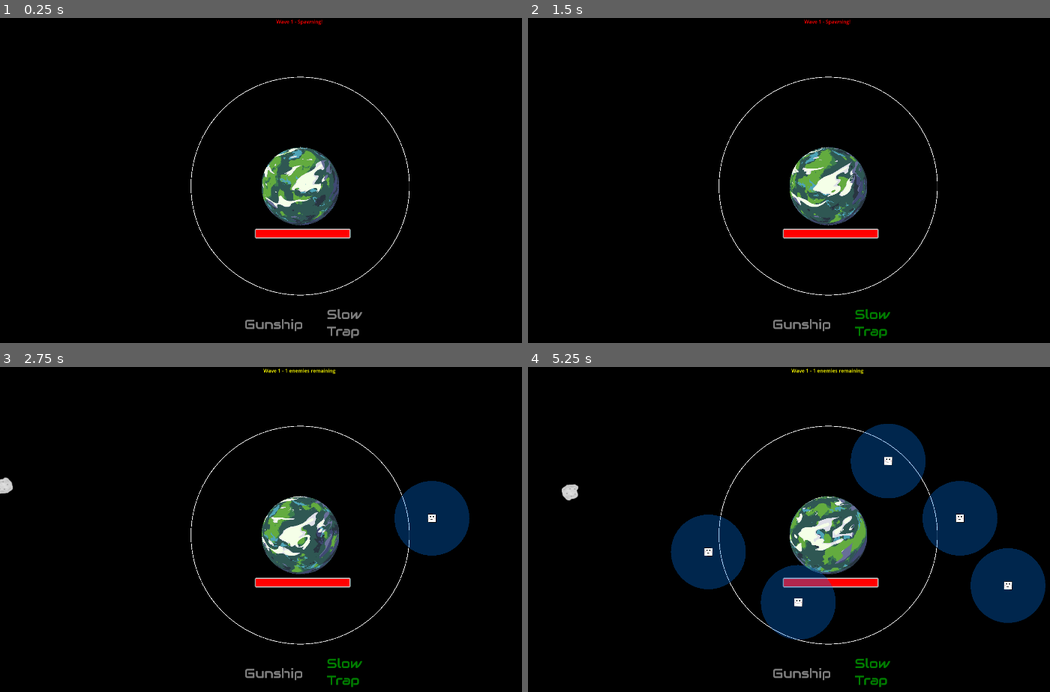
Above: before the commit, frames 1-4 (two rows, left to right).
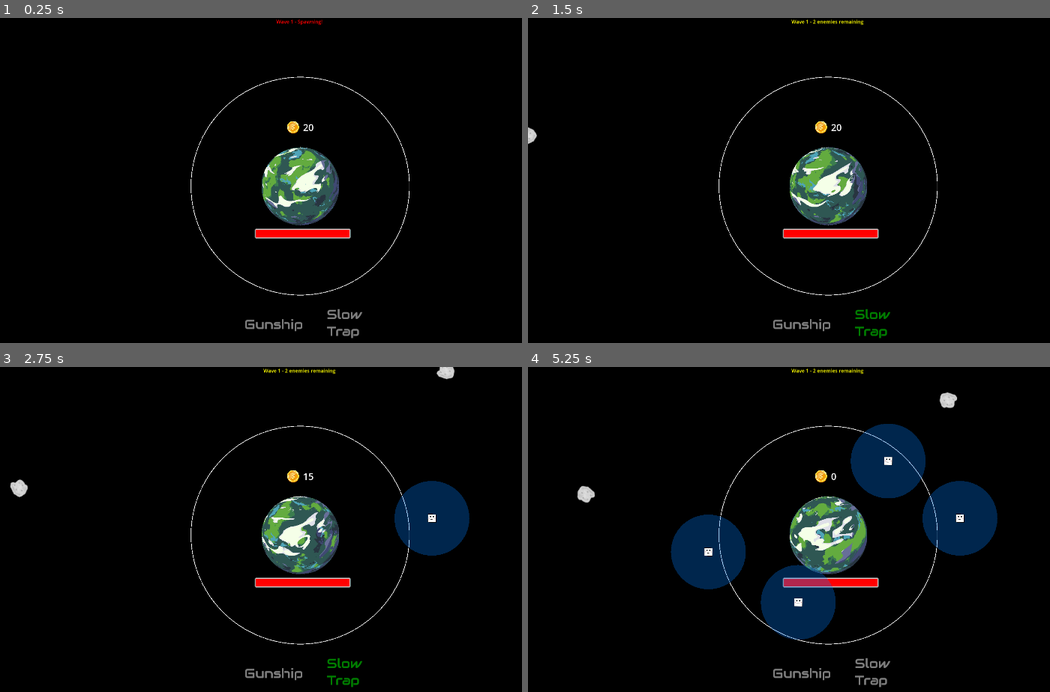
Above: after the commit, the same moments.

Repository: DBordeleau/gmtk-jam-2025
Game: Godot game, scene res://game/scenes/test_scene.tscn
The game is run twice, just before and just after one commit, with the same random seed, the same clock (stepped at 60 frames per second) and the same inputs. The project has no main scene, so this scene is started directly.
Inputs (mouse positions are in pixels of both pictures, inside the frame that each line leads up to):
- Up to frame 1 (0.25 s): no input
- Up to frame 2 (1.5 s): click (799, 323) at 0.5 s; click (872, 323) at 1.25 s
- Up to frame 3 (2.75 s): move the mouse to (433, 519) at 2.02 s; click (433, 519) at 2.17 s
- Up to frame 4 (5.25 s): move the mouse to (705, 552) at 2.77 s; hold Space (reverse_orbit) 2.78-3.53 s; click (705, 552) at 2.92 s; move the mouse to (888, 461) at 3.52 s; click (888, 461) at 3.67 s; move the mouse to (799, 601) at 4.27 s; click (799, 601) at 4.42 s; move the mouse to (1008, 584) at 5.02 s; hold Space (reverse_orbit) from 5.03 s (still down); click (1008, 584) at 5.17 s

The runs differ from the first frame. In frame 1, 0.1% of the frame differs, in the area x 55-61%, y 31-36%; in frame 2, 0.3%; in frame 3, 0.4%; in frame 4, 3.3%, in the area x 6-100%, y 0-99%.

Commit message:
ADDED:
currency_ui.gd:

Added a new currency scene consisting of a coin icon and  a label. The label is updated by the GameManager

CHANGED:

game_manager.gd:

Now tracks currency. Every time the wave_manager emits an enemy death signal we increment currency by 1, update the UI label and update the structure select buttons.

_unhandled_input() now checks if we can afford to place a structure before instantiating one in the scene. If we can afford to place it, it subtracts the cost from the currency count.

structure.gd:

Updated to have a cost associated with it.

structure_select_menu.gd:

Added update_buttons function that gets called by GameManagerwhenever we earn or spend currency. If we cannot afford to place the associated structure we disable its button.

Diff:
--- a/game/game_manager.gd
+++ b/game/game_manager.gd
@@ -10,22 +10,30 @@
 @onready var planet: Planet = $Planet
 @onready var camera: Camera2D = $MainCamera
 
+@onready var currency_ui: Control = $UILayer/CurrencyUI
+var currency: int = 20
+
 var wave_index: int = 0
 
 # connects to wave manager signals and planet death signal for game over
 func _ready():
 	wave_manager.wave_completed.connect(_on_wave_completed)
+	wave_manager.enemy_killed.connect(_on_enemy_killed)
 	wave_manager.start_wave(wave_index)
 	planet.planet_destroyed.connect(_on_planet_destroyed)
+	update_currency_ui()
 
 # starts the delay timer before starting the next wave
 # displays victory screen if there are no waves remaining
 # adds 2nd ring after wave 5
 func _on_wave_completed():
 	wave_index += 1
-	if wave_index == 1:
+	if wave_index == 5:
 		await _zoom_camera_smoothly(Vector2(0.7, 0.7), 1.0) # zoom camera out for new ring
-		orbit_manager.add_orbit(550.0) # add new ring fter wave 5
+		orbit_manager.add_orbit(550.0) # add 2nd ring after wave 5
+	if wave_index == 10:
+		await _zoom_camera_smoothly(Vector2(0.5, 0.5), 1.0) # zoom camera out for new ring
+		orbit_manager.add_orbit(800.0) # add 3rd ring after wave 10
 	if wave_index < wave_manager.waves.size():
 		var delay = wave_manager.waves[wave_index - 1].time_to_next_wave
 		await get_tree().create_timer(delay).timeout
@@ -64,6 +72,18 @@
 		if structure_menu.selected_structure_type == "":
 			return
 
+		# ensure player has enough currency to place structure
+		var structure_cost = 0
+		match structure_menu.selected_structure_type:
+			"Gunship":
+				structure_cost = preload("res://structures/scenes/gunship.tscn").instantiate().cost
+			"SlowArea":
+				structure_cost = preload("res://structures/scenes/slow_area.tscn").instantiate().cost
+
+		if currency < structure_cost:
+			print("Not enough currency to place structure!")
+			return
+
 		var mouse_pos = get_viewport().get_mouse_position()
 		var snapped_pos: Vector2
 		var is_orbital := false
@@ -85,6 +105,9 @@
 		var new_structure = structure_manager.place_structure(structure_menu.selected_structure_type, snapped_pos, is_orbital, orbit_idx)
 		if is_orbital and new_structure:
 			orbit_manager.add_structure(new_structure, orbit_idx)
+		if new_structure:
+			currency -= structure_cost
+			update_currency_ui()
 
 # called when planet health reaches 0
 # displays game over screen
@@ -96,3 +119,13 @@
 	label.vertical_alignment = VERTICAL_ALIGNMENT_CENTER
 	label.position = get_viewport().get_visible_rect().size / 2
 	add_child(label)
+
+# updates currency label and the structure select buttons
+func update_currency_ui():
+	currency_ui.currency_label.text = str(currency)
+	structure_menu.update_buttons(currency)
+
+# called every time wave_manager emits the enemy_killed signal
+func _on_enemy_killed():
+	currency += 1
+	update_currency_ui()
--- a/game/scenes/test_scene.tscn
+++ b/game/scenes/test_scene.tscn
@@ -9,18 +9,133 @@
 [ext_resource type="PackedScene" uid="uid://wwtfyksvyhoa" path="res://enemies/scenes/asteroid.tscn" id="5_vmnpn"]
 [ext_resource type="Script" uid="uid://5vklweqpw355" path="res://wave_spawner/enemy_sequence.gd" id="6_jp05k"]
 [ext_resource type="PackedScene" uid="uid://b6n1uariimoo5" path="res://user_interface/wave_ui.tscn" id="9_716vl"]
+[ext_resource type="PackedScene" uid="uid://b7l1b4j1o0jcm" path="res://user_interface/currency_ui.tscn" id="10_dj236"]
 [ext_resource type="PackedScene" uid="uid://f6v8ljlsk4vw" path="res://structures/scenes/planet.tscn" id="10_jp05k"]
+
+[sub_resource type="Resource" id="Resource_heu4h"]
+script = ExtResource("6_jp05k")
+enemy = ExtResource("5_vmnpn")
+amount = 2
+time = 0.0
+metadata/_custom_type_script = "uid://5vklweqpw355"
+
+[sub_resource type="Resource" id="Resource_6ixe2"]
+script = ExtResource("5_716vl")
+enemy_sequences = Array[ExtResource("6_jp05k")]([SubResource("Resource_heu4h")])
+time_to_next_wave = 2.0
+metadata/_custom_type_script = "uid://dtyeile0inn5h"
+
+[sub_resource type="Resource" id="Resource_ark2v"]
+script = ExtResource("6_jp05k")
+enemy = ExtResource("5_vmnpn")
+amount = 2
+time = 0.0
+metadata/_custom_type_script = "uid://5vklweqpw355"
+
+[sub_resource type="Resource" id="Resource_2tt2a"]
+script = ExtResource("6_jp05k")
+enemy = ExtResource("5_vmnpn")
+amount = 2
+time = 1.0
+metadata/_custom_type_script = "uid://5vklweqpw355"
+
+[sub_resource type="Resource" id="Resource_emb83"]
+script = ExtResource("5_716vl")
+enemy_sequences = Array[ExtResource("6_jp05k")]([SubResource("Resource_ark2v"), SubResource("Resource_2tt2a")])
+time_to_next_wave = 2.0
+metadata/_custom_type_script = "uid://dtyeile0inn5h"
+
+[sub_resource type="Resource" id="Resource_t6ilw"]
+script = ExtResource("6_jp05k")
+enemy = ExtResource("5_vmnpn")
+amount = 3
+time = 0.0
+metadata/_custom_type_script = "uid://5vklweqpw355"
+
+[sub_resource type="Resource" id="Resource_k8ops"]
+script = ExtResource("6_jp05k")
+enemy = ExtResource("5_vmnpn")
+amount = 3
+time = 3.0
+metadata/_custom_type_script = "uid://5vklweqpw355"
+
+[sub_resource type="Resource" id="Resource_l1her"]
+script = ExtResource("6_jp05k")
+enemy = ExtResource("5_vmnpn")
+amount = 3
+time = 5.0
+metadata/_custom_type_script = "uid://5vklweqpw355"
+
+[sub_resource type="Resource" id="Resource_vppyi"]
+script = ExtResource("5_716vl")
+enemy_sequences = Array[ExtResource("6_jp05k")]([SubResource("Resource_t6ilw"), SubResource("Resource_k8ops"), SubResource("Resource_l1her")])
+time_to_next_wave = 2.0
+metadata/_custom_type_script = "uid://dtyeile0inn5h"
+
+[sub_resource type="Resource" id="Resource_jp05k"]
+script = ExtResource("6_jp05k")
+enemy = ExtResource("5_vmnpn")
+amount = 5
+time = 0.0
+metadata/_custom_type_script = "uid://5vklweqpw355"
+
+[sub_resource type="Resource" id="Resource_ne2v2"]
+script = ExtResource("6_jp05k")
+enemy = ExtResource("5_vmnpn")
+amount = 5
+time = 3.0
+metadata/_custom_type_script = "uid://5vklweqpw355"
+
+[sub_resource type="Resource" id="Resource_m4f7c"]
+script = ExtResource("5_716vl")
+enemy_sequences = Array[ExtResource("6_jp05k")]([SubResource("Resource_jp05k"), SubResource("Resource_ne2v2")])
+time_to_next_wave = 2.0
+metadata/_custom_type_script = "uid://dtyeile0inn5h"
+
+[sub_resource type="Resource" id="Resource_cg64h"]
+script = ExtResource("6_jp05k")
+enemy = ExtResource("5_vmnpn")
+amount = 5
+time = 2.0
+metadata/_custom_type_script = "uid://5vklweqpw355"
+
+[sub_resource type="Resource" id="Resource_xdck1"]
+script = ExtResource("6_jp05k")
+enemy = ExtResource("5_vmnpn")
+amount = 3
+time = 4.0
+metadata/_custom_type_script = "uid://5vklweqpw355"
+
+[sub_resource type="Resource" id="Resource_2c3h1"]
+script = ExtResource("5_716vl")
+enemy_sequences = Array[ExtResource("6_jp05k")]([SubResource("Resource_jp05k"), SubResource("Resource_cg64h"), SubResource("Resource_xdck1")])
+time_to_next_wave = 2.0
+metadata/_custom_type_script = "uid://dtyeile0inn5h"
 
 [sub_resource type="Resource" id="Resource_dj236"]
 script = ExtResource("6_jp05k")
 enemy = ExtResource("5_vmnpn")
-amount = 1
+amount = 5
+time = 0.0
+metadata/_custom_type_script = "uid://5vklweqpw355"
+
+[sub_resource type="Resource" id="Resource_8ato5"]
+script = ExtResource("6_jp05k")
+enemy = ExtResource("5_vmnpn")
+amount = 5
 time = 1.0
+metadata/_custom_type_script = "uid://5vklweqpw355"
+
+[sub_resource type="Resource" id="Resource_tn6ho"]
+script = ExtResource("6_jp05k")
+enemy = ExtResource("5_vmnpn")
+amount = 5
+time = 3.0
 metadata/_custom_type_script = "uid://5vklweqpw355"
 
 [sub_resource type="Resource" id="Resource_atfu6"]
 script = ExtResource("5_716vl")
-enemy_sequences = Array[ExtResource("6_jp05k")]([SubResource("Resource_dj236")])
+enemy_sequences = Array[ExtResource("6_jp05k")]([SubResource("Resource_dj236"), SubResource("Resource_8ato5"), SubResource("Resource_tn6ho")])
 time_to_next_wave = 2.0
 metadata/_custom_type_script = "uid://dtyeile0inn5h"
 
@@ -36,7 +151,7 @@
 
 [node name="WaveManager" type="Node" parent="."]
 script = ExtResource("4_ny0yt")
-waves = Array[ExtResource("5_716vl")]([SubResource("Resource_atfu6"), SubResource("Resource_atfu6"), SubResource("Resource_atfu6"), SubResource("Resource_atfu6"), SubResource("Resource_atfu6"), SubResource("Resource_atfu6")])
+waves = Array[ExtResource("5_716vl")]([SubResource("Resource_6ixe2"), SubResource("Resource_emb83"), SubResource("Resource_vppyi"), SubResource("Resource_m4f7c"), SubResource("Resource_2c3h1"), SubResource("Resource_atfu6")])
 metadata/_custom_type_script = "uid://c1v17ry0g2y7i"
 
 [node name="UILayer" type="CanvasLayer" parent="."]
@@ -48,6 +163,12 @@
 offset_bottom = 132.0
 
 [node name="WaveUI" parent="UILayer" instance=ExtResource("9_716vl")]
+
+[node name="CurrencyUI" parent="UILayer" instance=ExtResource("10_dj236")]
+offset_left = -1001.0
+offset_top = 331.0
+offset_right = -1001.0
+offset_bottom = 331.0
 
 [node name="ColorRect" type="ColorRect" parent="."]
 z_index = -10
--- a/structures/scenes/gunship.tscn
+++ b/structures/scenes/gunship.tscn
@@ -64,6 +64,7 @@
 [node name="Gunship" type="Node2D"]
 script = ExtResource("1_7kxgk")
 attack_range = 200.0
+cost = 20
 speed = 0.6
 
 [node name="Sprite" type="AnimatedSprite2D" parent="."]
--- a/structures/scenes/slow_area.tscn
+++ b/structures/scenes/slow_area.tscn
@@ -7,6 +7,7 @@
 
 [node name="SlowArea" type="Node2D"]
 script = ExtResource("1_5d1ou")
+cost = 5
 
 [node name="Sprite2D" type="Sprite2D" parent="."]
 rotation = 0.0170087
--- a/structures/structure.gd
+++ b/structures/structure.gd
@@ -3,6 +3,7 @@
 class_name Structure
 extends Node2D
 
+@export var cost: int = 10
 @export var speed: float = 1.0
 var pos: Vector2 = Vector2.ZERO # pos because position is a default godot variable for Node2D
 var is_orbital: bool = true # defines whether or not the structure can be placed outside of the loop path
--- /dev/null
+++ b/user_interface/currency_ui.gd
@@ -0,0 +1,3 @@
+extends Control
+
+@onready var currency_label: Label = $CurrencyCount
--- /dev/null
+++ b/user_interface/currency_ui.tscn
@@ -0,0 +1,28 @@
+[gd_scene load_steps=3 format=3 uid="uid://b7l1b4j1o0jcm"]
+
+[ext_resource type="Script" uid="uid://hbb6k6p8o6fs" path="res://user_interface/currency_ui.gd" id="1_cmst1"]
+[ext_resource type="Texture2D" uid="uid://bbjjwydjgjilv" path="res://assets/ui_assets/currency_icon.png" id="2_ggs4e"]
+
+[node name="CurrencyUI" type="Control"]
+layout_mode = 3
+anchors_preset = 1
+anchor_left = 1.0
+anchor_right = 1.0
+grow_horizontal = 0
+script = ExtResource("1_cmst1")
+
+[node name="CurrencyIcon" type="TextureRect" parent="."]
+layout_mode = 0
+offset_right = 40.0
+offset_bottom = 40.0
+texture = ExtResource("2_ggs4e")
+expand_mode = 3
+
+[node name="CurrencyCount" type="Label" parent="."]
+layout_mode = 0
+offset_left = 52.0
+offset_top = -1.0
+offset_right = 92.0
+offset_bottom = 41.0
+theme_override_font_sizes/font_size = 30
+text = "x0"
--- a/user_interface/structure_select_menu.gd
+++ b/user_interface/structure_select_menu.gd
@@ -34,3 +34,8 @@
 		gunship_button.button_pressed = false
 	else:
 		selected_structure_type = ""
+
+# disables buttons if we cant afford associated structure
+func update_buttons(currency: int):
+	gunship_button.disabled = currency < 20
+	slow_area_button.disabled = currency < 5
Binary file added: assets/ui_assets/currency_icon.png
Not shown, added: assets/ui_assets/currency_icon.png.import
Not shown: 1 places in game/scenes/test_scene.tscn that only renumber resources
Not shown, added: user_interface/currency_ui.gd.uid
